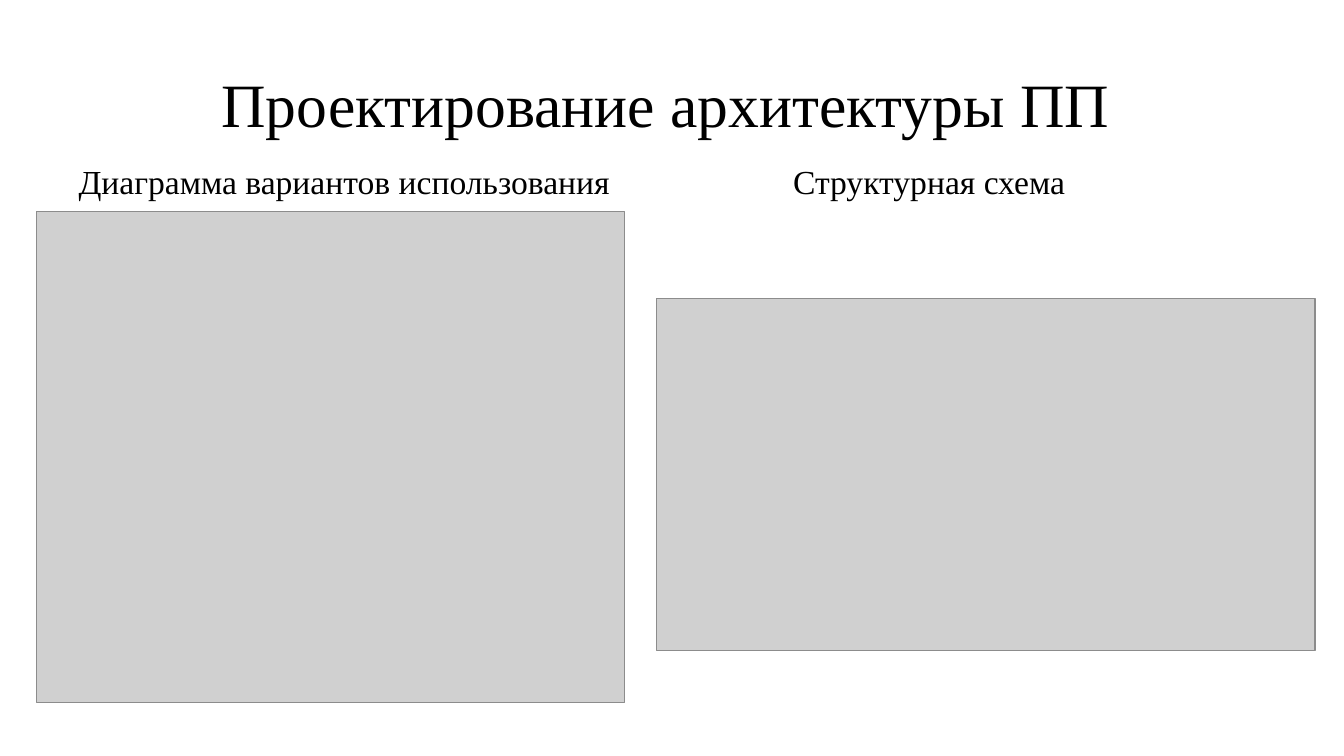
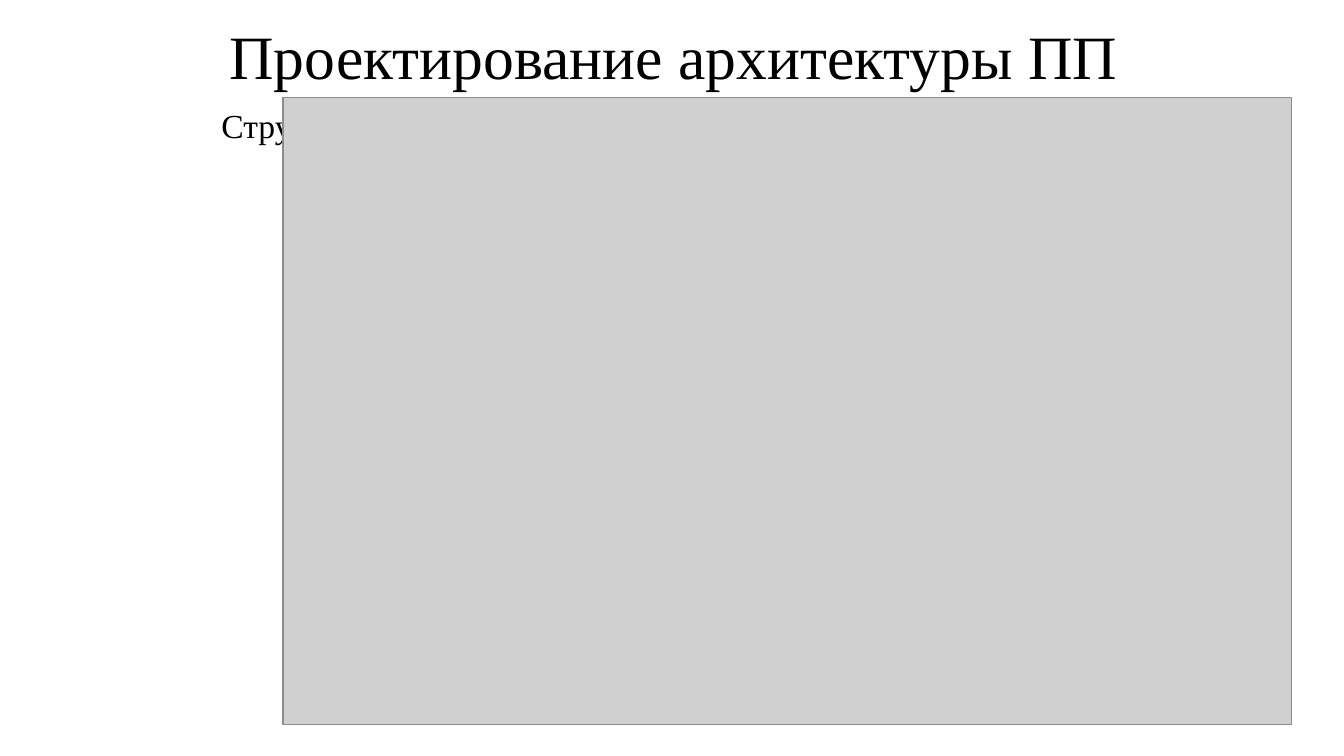
Before and after one commit to ArtemVolkov2103/1-Diplom, a slide deck: slide 9 of Дипломная.pptx. Drawn at 1344x756 pixels with LibreOffice and Linux fonts; fonts in the diff are those of the drawing; grey boxes stand for pictures. Boxes give left, top, right and bottom in pixels: in the first picture for what was removed or moved away, otherwise in the second. Text is boxed around its words. In the diff, an @@ line names an element or a change of style, - is before the commit and + after.

```diff
--- a/Дипломная.pptx
+++ b/Дипломная.pptx
@@ text "Проектирование архитектуры ПП": place and size @@
-text "Проектирование архитектуры ПП" at (221,86,1109,138)
+text "Проектирование архитектуры ПП" at (229,38,1117,91)
@@ text "Структурная схема" rewrapped from (793,171,1065,200) to (221,112,403,145) @@
@@ picture added at (283,97,1292,724) @@
@@ text removed at (79,172,610,200) @@
-Диаграмма вариантов использования
@@ picture removed at (37,212,625,704) @@
@@ picture removed at (656,298,1316,650) @@
```
Also in this commit, not shown: 1 other slide changed, 1 slide added, 10 other files.
